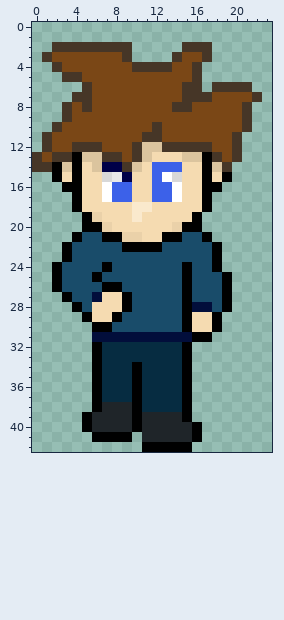
A pixel-art sprite gets an edit: main/images/Characters/Frank/Down_2.png. The picture above was drawn from the file before the commit.
The file is 24x43 pixels.
After:
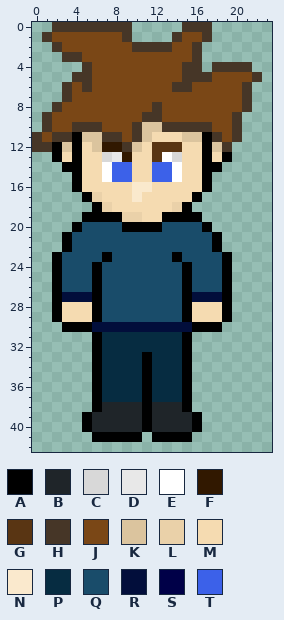
Palette (. is transparent): A #000000  B #1f2529  C #d8d8d8  D #e8e8e8  E #ffffff  F #311800  G #593513  H #463627  J #7a4716  K #dbc49e  L #ead1a9  M #f5dbb1  N #fae9cd  P #062c41  Q #194c6a  R #020e3b  S #000048  T #3c61e9
Diff:
@@ x 0..23 @@
- 0 ........................
- 1 ........................
- 2 ..HHHHHHHH.....HHH......
- 3 .HJJJJJJJH....HJJH......
- 4 ..HJJJJJJJHHHHJJH.......
- 5 ...HHJJJJJJJJJJJH.......
- 6 .....HJJJJJJJJJHH.HHHH..
- 7 ....HHJJJJJJJJJHHHJJJJH.
- 8 ...HJHJJJJJJJJHHJJJJJH..
- 9 ...HJJJJJJJJJJJJJJJJJH..
-10 ..HJJJJJJJJJHJJJJJJJJH..
-11 .HJJJJJJJJJHHJJJJJJJH...
-12 .HJJHHHJJJHKKHHHHHJJH...
-13 HJHHAKKHHJHKMMMKKAHJH...
-14 HHAKAMKSSHKMTTTMMAKH....
-15 ..AMAMMCDSMMTECMMAMA....
-16 ...AAMMETTMMTTEMMAA.....
-17 ....AMMETTMMTTEMMA......
-18 ....AMMMMMNNMMMMMA......
-19 .....ALMMMNMMMMMA.......
-20 .....AALMMMMMMLAA.......
-21 ....AQQAALLMMAAQQA......
-22 ...AQQQQQAAAAQQQQQA.....
-23 ...AQQQQQQQQQQQQQQA.....
-24 ..AQQQQAQQQQQQQAQQA.....
+ 0 ..HHHHHHHH.....HHH......
+ 1 .HJJJJJJJH....HJJH......
+ 2 ..HJJJJJJJHHHHJJH.......
+ 3 ...HHJJJJJJJJJJJH.......
+ 4 .....HJJJJJJJJJHH.HHHH..
+ 5 ....HHJJJJJJJJJHHHJJJJH.
+ 6 ...HJHJJJJJJJJHHJJJJJH..
+ 7 ...HJJJJJJJJJJJJJJJJJH..
+ 8 ..HJJJJJJJJJHJJJJJJJJH..
+ 9 .HJJJJJJJJJHHJJJJJJJH...
+10 .HJJHHHJJJHKKHHHHHJJH...
+11 HJHHAKKHHJHKMMMKKAHJH...
+12 HHAKAMKFFHKMGGGMMAKH....
+13 ..AMAMMCDFMMGECMMAMA....
+14 ...AAMMETTMMTTEMMAA.....
+15 ....AMMETTMMTTEMMA......
+16 ....AMMMMMNNMMMMMA......
+17 .....ALMMMNMMMMMA.......
+18 ......ALMMMMMMLA........
+19 .....AAAALLMMAAAA.......
+20 ....AQQQQAAAAQQQQA......
+21 ...AQQQQQQQQQQQQQQA.....
+22 ...AQQQQQQQQQQQQQQA.....
+23 ..AQQQQAQQQQQQAQQQQA....
+24 ..AQQQAQQQQQQQQAQQQA....
 25 ..AQQQAQQQQQQQQAQQQA....
-26 ..AQQQQAAQQQQQQAQQQA....
-27 ...AQQRMMAQQQQQAQQQA....
-28 ....AQMMMAQQQQQARRQA....
-29 .....AMMAQQQQQQAMMA.....
-30 ......AAQQQQQQQAMMA.....
-31 ......RRRRRRRRRRAA......
+26 ..AQQQAQQQQQQQQAQQQA....
+27 ..ARRRAQQQQQQQQARRRA....
+28 ..AMMMAQQQQQQQQAMMMA....
+29 ..AMMMAQQQQQQQQAMMMA....
+30 ...AAARRRRRRRRRRAAA.....
+31 ......APPPPPPPPA........
 32 ......APPPPPPPPA........
-33 ......APPPPPPPPA........
-34 ......APPPAPPPPA........
-35 ......APPPAPPPPA........
-36 ......APPPAPPPPA........
-37 ......APPPAPPPPA........
-38 ......ABBBAPPPPA........
-39 .....ABBBBABBBBA........
-40 .....ABBBBABBBBBA.......
-41 ......AAAA.BBBBBA.......
-42 ...........AAAAA........
+33 ......APPPPAPPPA........
+34 ......APPPPAPPPA........
+35 ......APPPPAPPPA........
+36 ......APPPPAPPPA........
+37 ......APPPPAPPPA........
+38 ......ABBBBABBBA........
+39 .....ABBBBBABBBBA.......
+40 .....ABBBBBABBBBA.......
+41 ......AAAAA.AAAA........
+42 ........................
Pixel boxes of the changes (left, top, right, bottom) in both pictures:
changed: (32, 22, 262, 452)
